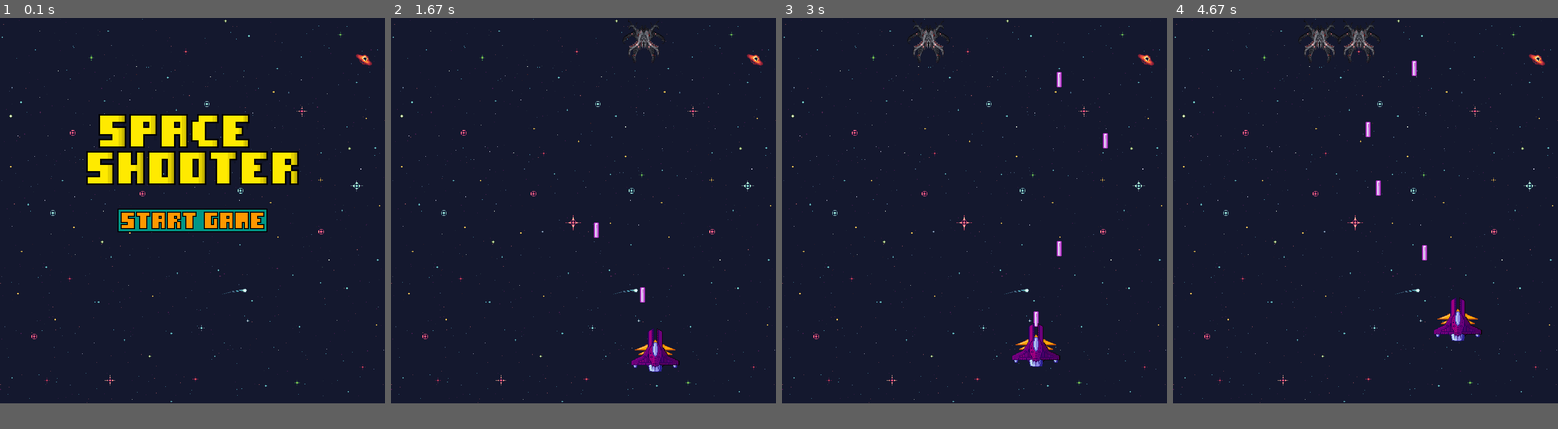
Above: before the commit, frames 1-4 (left to right).
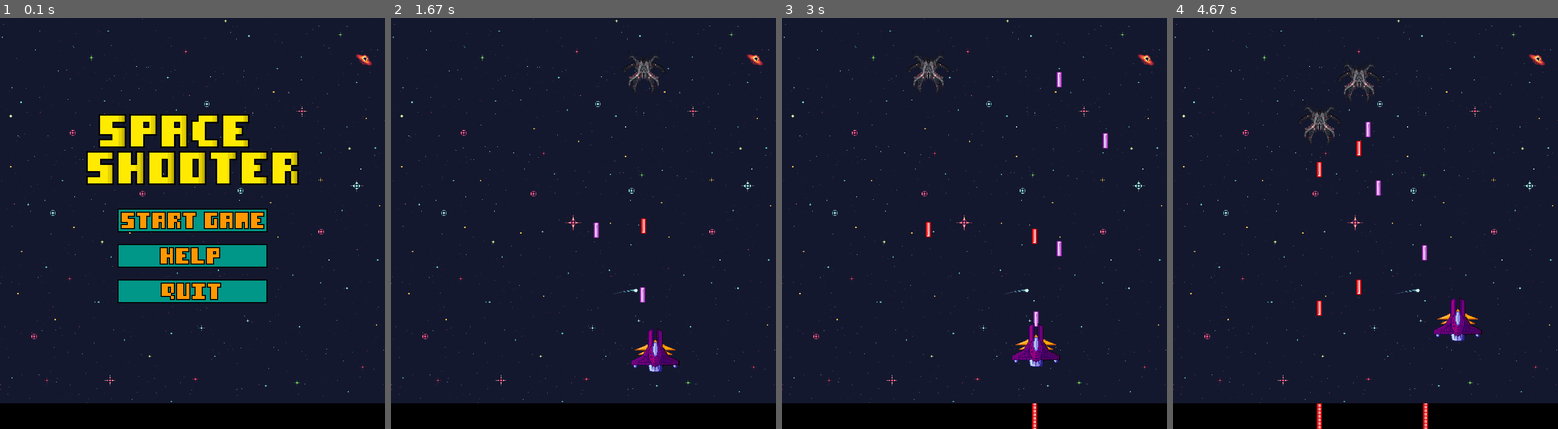
Above: after the commit, the same moments.

Repository: cjs-13/Projeto_pygame
Game: pygame game, started from main.py
Two runs of this game, one before a commit and one after it. Both use one fixed random seed, a clock stepped at 60 frames per second and the inputs below.
Inputs (mouse positions are in pixels of both pictures, inside the frame that each line leads up to):
- Up to frame 1 (0.1 s): no input
- Up to frame 2 (1.67 s): click (583, 219) at 0.38 s; tap U at 0.67 s; hold D 1-1.47 s; tap Space at 1.07, 1.37, 1.57 s; hold W from 1.5 s (still down)
- Up to frame 3 (3 s): release W at 1.8 s; hold D 1.83-2.3 s; tap Space at 1.9, 2.2, 2.4, 2.7, 2.97 s; tap U at 1.98 s; hold A 2.33-2.87 s; hold S from 2.9 s (still down)
- Up to frame 4 (4.67 s): release S at 3.2 s; hold A 3.23-3.63 s; tap Space at 3.3, 3.6, 3.73, 4.13, 4.43 s; tap U at 3.38 s; hold W 3.67-4.03 s; hold D from 4.07 s (still down)
The window is 750x750 before the commit and 750x800 after it. Grey fills any space a smaller window leaves; there, only what the larger window draws over its background counts as a difference.

The runs differ from the first frame. In frame 1, 4.5% of the frame differs, in the area x 30-70%, y 55-70%; in frame 2, 0.6%; in frame 3, 0.7%; in frame 4, 1.5%.

Commit message:
Acrescentado botao help e quit ao menu

Diff:
--- a/main.py
+++ b/main.py
@@ -14,7 +14,7 @@
 SCALE_BOSS = (350, 280)
 
 pygame.init()
-TELA = pygame.display.set_mode((LARGURA, ALTURA))
+TELA = pygame.display.set_mode((LARGURA, ALTURA + 50))
 
 # Carregando imagens
 NAVE_PRINCIPAL = pygame.transform.scale(pygame.image.load(os.path.join("assets", "space_ship.png")).convert_alpha(), SCALE_NAVE)
@@ -32,7 +32,9 @@
     BG_MENU.append(pygame.transform.scale(pygame.image.load(os.path.join("assets", f"BG_menu ({i}).png")).convert(), (LARGURA, ALTURA)))
 ICONE = pygame.image.load(os.path.join("assets", "space_ship.png"))
 LOGO = pygame.transform.scale(pygame.image.load(os.path.join("assets", "titulo.png")), (138 * UP_SCALE_TITULO, 46 * UP_SCALE_TITULO))
-START = pygame.transform.scale(pygame.image.load(os.path.join("assets", "start.png")), (146 * UP_SCALE_MENU, 23 * UP_SCALE_MENU))
+MENU_OP = list()
+for i in range(1, 4):
+    MENU_OP.append(pygame.transform.scale(pygame.image.load(os.path.join("assets", f"menu ({i}).png")), (146 * UP_SCALE_MENU, 23 * UP_SCALE_MENU)))
 
 pygame.display.set_caption("Space Shooter")
 pygame.display.set_icon(ICONE)
@@ -51,12 +53,11 @@
         self.hp = nave.laserhp[arma]
         self.arma = arma
 
-
     def drawinterno(self, tela):
         tela.blit(self.img, (int(self.x) + self.nave.arma_x[self.arma],int(self.y) + self.nave.arma_y[self.arma]))
 
-    def mover(self, vel):
-        self.y += vel
+    '''def mover(self, vel):
+        self.y += vel'''
 
     def fora_tela(self,):
         return self.y <= 0 or self.y >= ALTURA
@@ -85,6 +86,7 @@
     def testevida(self, lasers):
         if self.hp < 1:
             lasers.remove(self)
+
 class Nave():
     def __init__(self, x, y):
         self.x = x
@@ -149,7 +151,7 @@
         self.arma_y[0] = 0
         self.hp = 3
 
-    def mover_laser(self, vel, inimigos, boss):
+    '''def mover_laser(self, vel, inimigos, boss):
         for laser in self.lasers:
             laser.mover(vel)
             if laser.fora_tela(ALTURA):
@@ -162,7 +164,7 @@
                             self.lasers.remove(laser)
                 else:
                     if laser.colisao(boss):
-                        self.lasers.remove(laser)
+                        self.lasers.remove(laser)'''
 
 class Inimigo(Nave):
     def __init__(self, x, y,):
@@ -176,16 +178,16 @@
         self.laserhp[0] = 1
         self.laservel_x[0] = 0
         self.laservel_y[0] = 7
-        self.arma_x[0] = self.x + 40
-        self.arma_y[0] = self.y - 80
-
-    def mover_laser(self, vel, jogador):
+        self.arma_x[0] = 45
+        self.arma_y[0] = self.altura() - 30
+
+    '''def mover_laser(self, vel, jogador):
         for laser in self.lasers:
             laser.mover(vel)
             if laser.fora_tela(ALTURA):
                 self.lasers.remove(laser)
             elif laser.colisao(jogador):
-                self.lasers.remove(laser)
+                self.lasers.remove(laser)'''
 
     def fora_tela(self, altura):
         return self.y >= altura
@@ -226,13 +228,13 @@
         self.arma_y[2] = self.y - 80
         self.arma_y[3] = self.y - 80
 
-    def mover_laser(self, vel, jogador):
+    '''def mover_laser(self, vel, jogador):
         for laser in self.lasers:
             laser.mover(vel)
             if laser.fora_tela(ALTURA):
                 self.lasers.remove(laser)
             elif laser.colisao(jogador):
-                self.lasers.remove(laser)
+                self.lasers.remove(laser)'''
 
 # obj1 == Laser, obj2 == Nave atingida, obj3 == Nave que disparou
 def testa_colisao(obj1, obj2, obj3):
@@ -246,7 +248,6 @@
     elif obj3.tipo == "Boss":
         diff_x = int(obj2.x - obj1.x - int(obj3.largura() / 2) + (obj1.largura() / 2))
         diff_y = int(obj2.y - obj1.y)
-        # print(diff_x)
     return obj1.mascara.overlap(obj2.mascara, (diff_x, diff_y)) != None
 
 def main():
@@ -281,7 +282,6 @@
                 if event.key == pygame.K_k:
                     jogador.fireratedown()
 
-
         keys = pygame.key.get_pressed()
         if keys[pygame.K_a] and jogador.x - jogador_vel > 0:
             jogador.x -= jogador_vel
@@ -292,7 +292,7 @@
         if keys[pygame.K_s] and jogador.y + jogador_vel + jogador.altura() < ALTURA:
             jogador.y += jogador_vel
         if keys[pygame.K_SPACE]:
-            jogador.atirarinterno(0,lasers)
+            jogador.atirarinterno(0, lasers)
 
         for laser in lasers:
             laser.moverlaserinterno(lasers)
@@ -302,20 +302,24 @@
         for nave in naves:
             nave.reduzircooldowndown()
             nave.testevida(naves)
+            if nave.tipo == "Inimigo":
+                nave.mover_nave(inimigos_vel, nave, naves)
+                nave.atirarinterno(0, lasers)
             nave.draw(TELA)
-
+        print(len(naves))
         pygame.display.flip()
 
 def menu_principal():
     logo_largura = LOGO.get_width()
     logo_altura = LOGO.get_height()
-    start_largura = START.get_width()
-    start_altura = START.get_height()
+    start_largura = MENU_OP[0].get_width()
+    start_altura = MENU_OP[0].get_height()
     while True:
         RELOGIO.tick(FPS)
         TELA.blit(BG, (0, 0))
         TELA.blit(LOGO, (LARGURA//2 - logo_largura//2, ALTURA//4))
-        TELA.blit(START, (LARGURA//2 - start_largura//2, ALTURA//4 + logo_altura + start_altura))
+        for i in range(3):
+            TELA.blit(MENU_OP[i], (LARGURA//2 - start_largura//2, ALTURA//4 + logo_altura + start_altura + i*start_altura*(3/2)))
         for event in pygame.event.get():
             if event.type == pygame.QUIT:
                 pygame.quit()
@@ -325,6 +329,11 @@
                 if pos[0] >= (LARGURA//2 - start_largura//2) and pos[0] <= (LARGURA//2 + start_largura//2):
                     if pos[1] >= ALTURA//4 + logo_altura + start_altura and pos[1] <= ALTURA//4 + logo_altura + start_altura + start_altura:
                         main()
+                    elif pos[1] >= ALTURA//4 + logo_altura + start_altura + start_altura*(3/2) and pos[1] <= ALTURA//4 + logo_altura + 2*start_altura + start_altura*(3/2):
+                        pass
+                    elif pos[1] >= ALTURA//4 + logo_altura + start_altura + 2*start_altura*(3/2) and pos[1] <= ALTURA//4 + logo_altura + 2*start_altura + 2*start_altura*(3/2):
+                        pygame.quit()
+                        exit()
 
         pygame.display.flip()
 
Renamed: assets/start.png -> assets/menu (1).png
Binary file added: assets/menu (2).png
Binary file added: assets/menu (3).png
